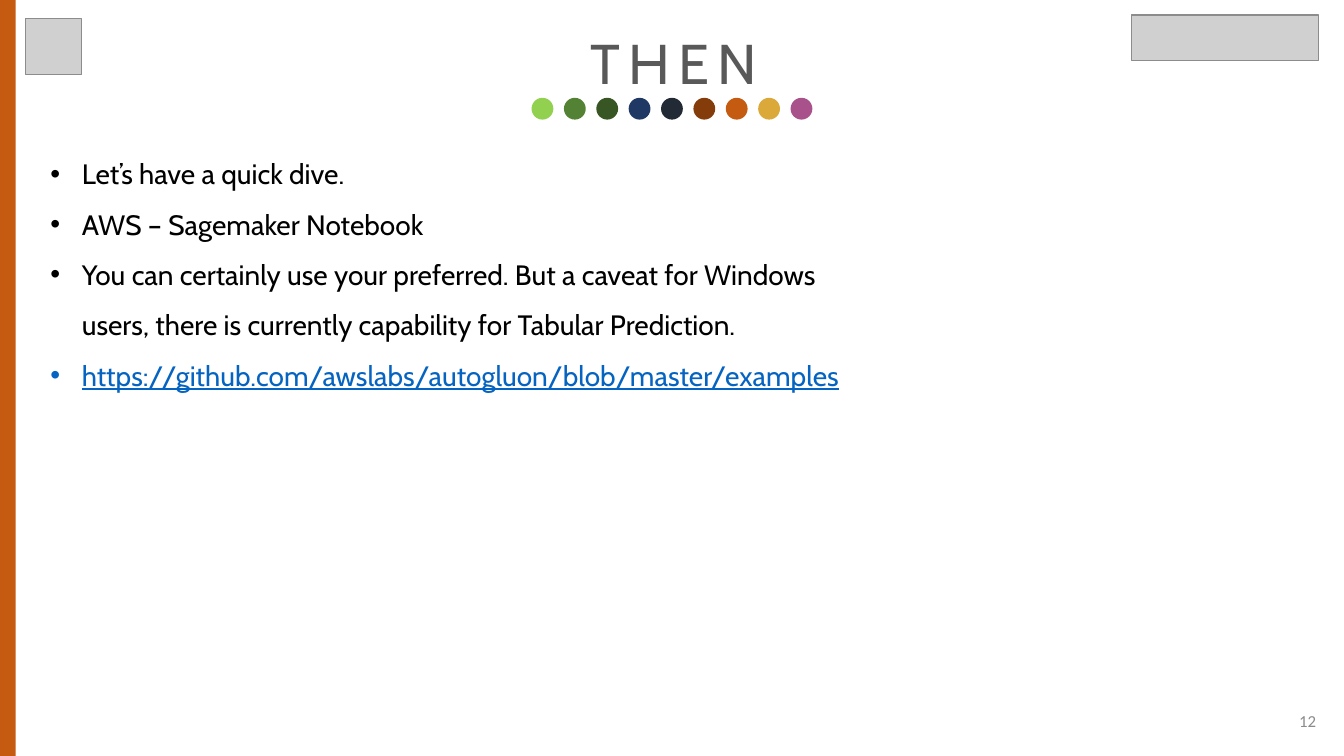
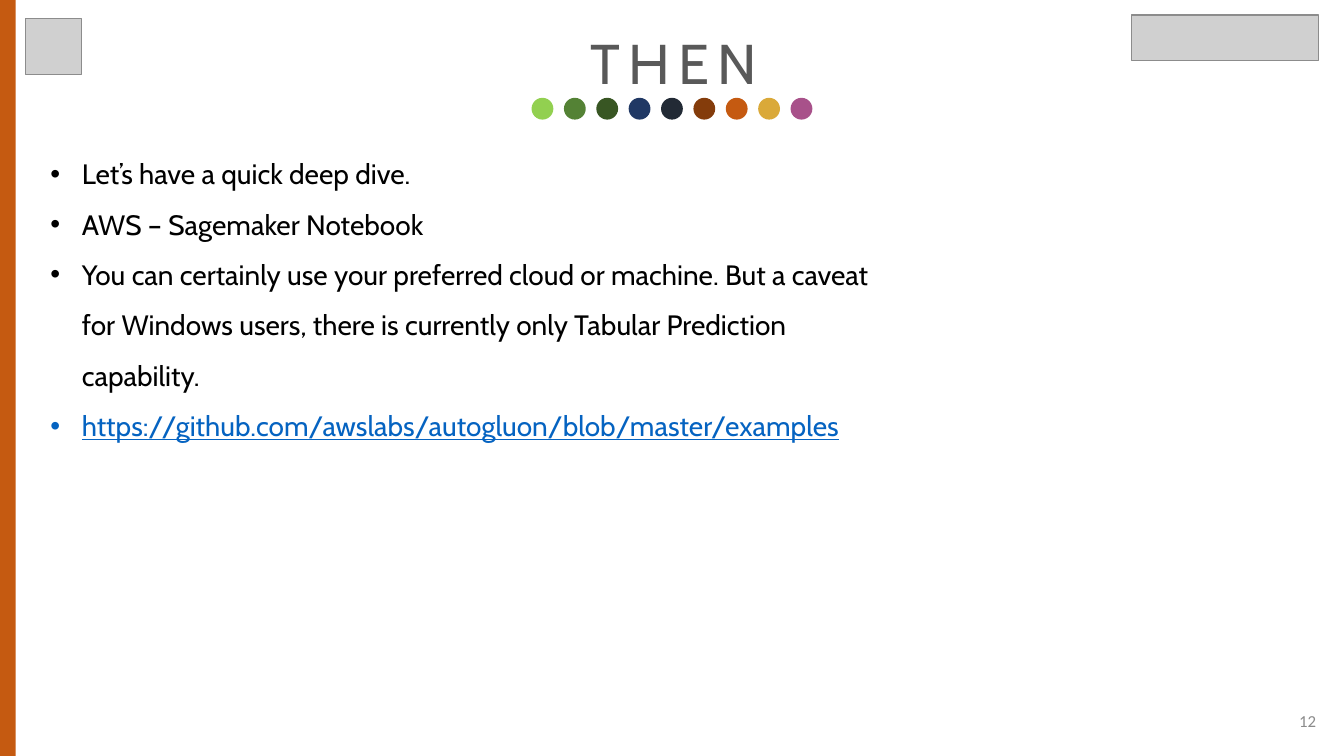
Before and after one commit to djoguns/brightonr-autogluon-wagon, a slide deck: slide 12 of docs/2022-04-28 BrightonR, Dayo Oguntoyinbo AutoGluon Presentation.pptx. Drawn at 1344x756 pixels with LibreOffice and Linux fonts; fonts in the diff are those of the drawing; grey boxes stand for pictures. Boxes give left, top, right and bottom in pixels: in the first picture for what was removed or moved away, otherwise in the second. Text is boxed around its words. In the diff, an @@ line names an element or a change of style, - is before the commit and + after.

```diff
--- a/docs/2022-04-28 BrightonR, Dayo Oguntoyinbo AutoGluon Presentation.pptx
+++ b/docs/2022-04-28 BrightonR, Dayo Oguntoyinbo AutoGluon Presentation.pptx
@@ text at box(82, 163, 410, 191): text changed @@
-• Let’s have a quick dive.
+• Let’s have a quick deep dive.
@@ text at box(82, 264, 868, 392): text changed @@
-• You can certainly use your preferred. But a caveat for Windows users, there is currently capability for Tabular Prediction.
+• You can certainly use your preferred cloud or machine. But a caveat for Windows users, there is currently only Tabular Prediction capability.
```
Also in this commit, not shown: 5 other slides changed.
